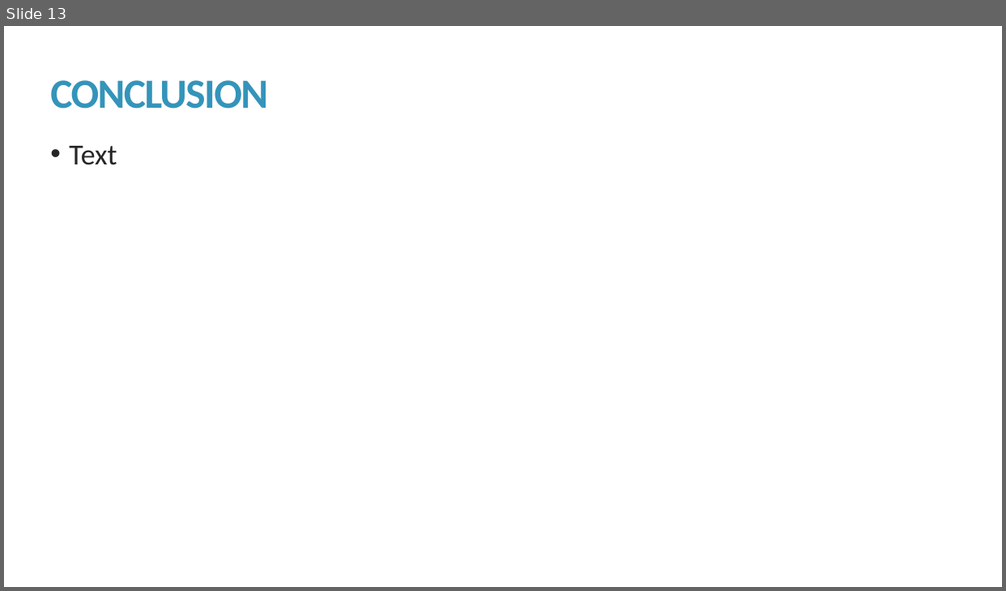
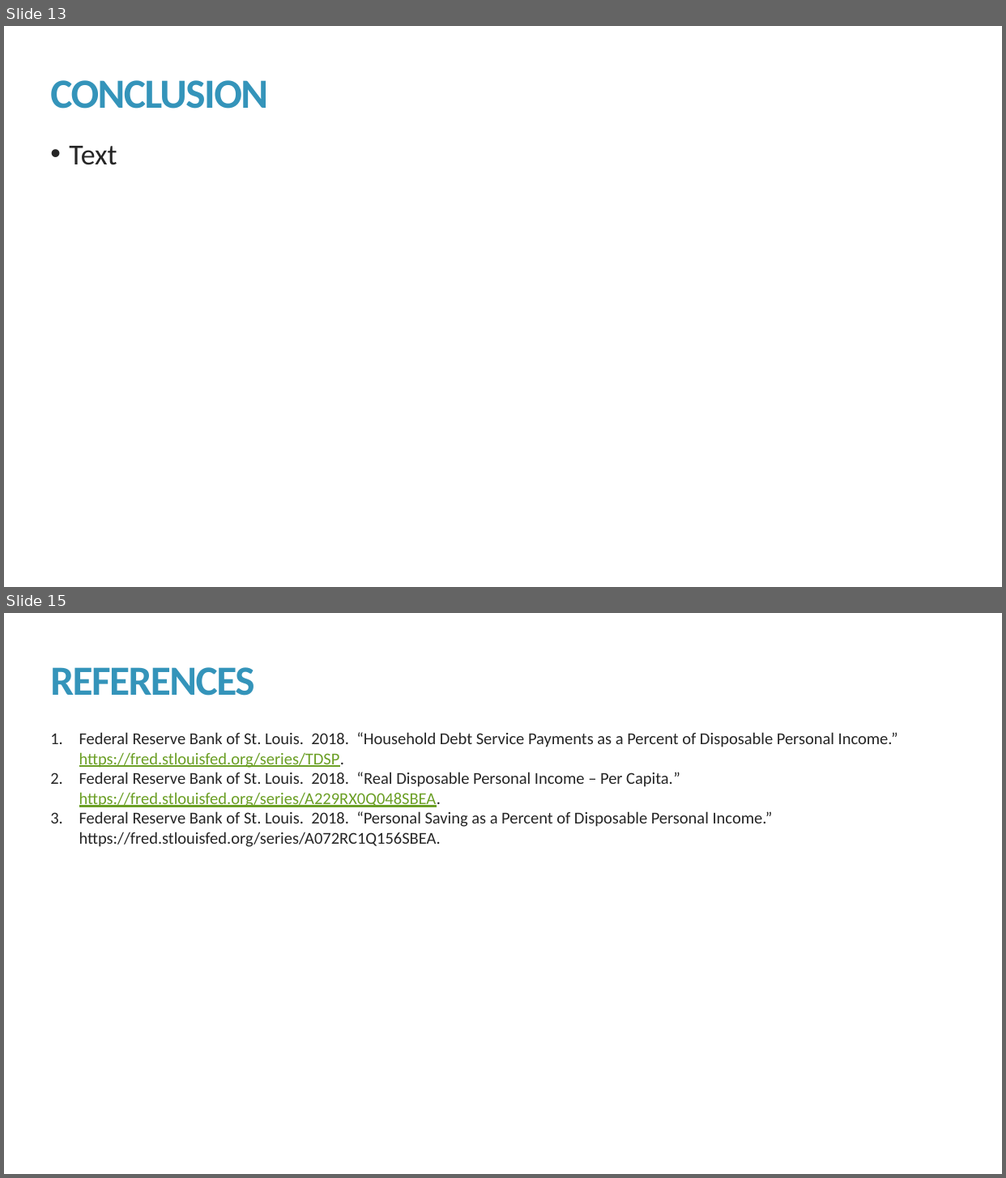
Before and after one commit to kmprioliPROF/MAT_8444_Final_Project, a slide deck: Prioli_Final_Proj.pptx. Shown one above the other, each under a label of ours: slide 13 before the commit, slides 13 and 15 after it; the slides between them are not shown. The pictures are 1006x591 and 1006x1178 pixels, drawn with LibreOffice and Linux fonts; fonts in the diff are those of the drawing. Boxes give left, top, right and bottom in pixels: in the first picture for what was removed or moved away, otherwise in the second. Text is boxed around its words. In the diff, an @@ line names an element or a change of style, - is before the commit and + after.

```diff
--- a/Prioli_Final_Proj.pptx
+++ b/Prioli_Final_Proj.pptx
@@ slide 15 added at (4, 613, 1002, 1174), background #FFFFFF @@
@@ title added at (50, 667, 254, 696), 40 pt, text #3494BA, bold @@
+REFERENCES
@@ text added at (79, 732, 898, 847), 16 pt, text #262626 @@
+1. Federal Reserve Bank of St. Louis. 2018. “Household Debt Service Payments as a Percent of Disposable Personal Income.” https://fred.stlouisfed.org/series/TDSP.
+2. Federal Reserve Bank of St. Louis. 2018. “Real Disposable Personal Income – Per Capita.” https://fred.stlouisfed.org/series/A229RX0Q048SBEA.
+3. Federal Reserve Bank of St. Louis. 2018. “Personal Saving as a Percent of Disposable Personal Income.” https://fred.stlouisfed.org/series/A072RC1Q156SBEA.
```
Also in this commit, not shown: 7 slides changed, 1 slide removed, 1 other file.
